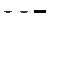
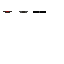
Comparing the layer stacks of the two (64, 64) images. Changes:
renamed "Background" to "hilts.png", painted on it over bbox(3, 10, 46, 13)
